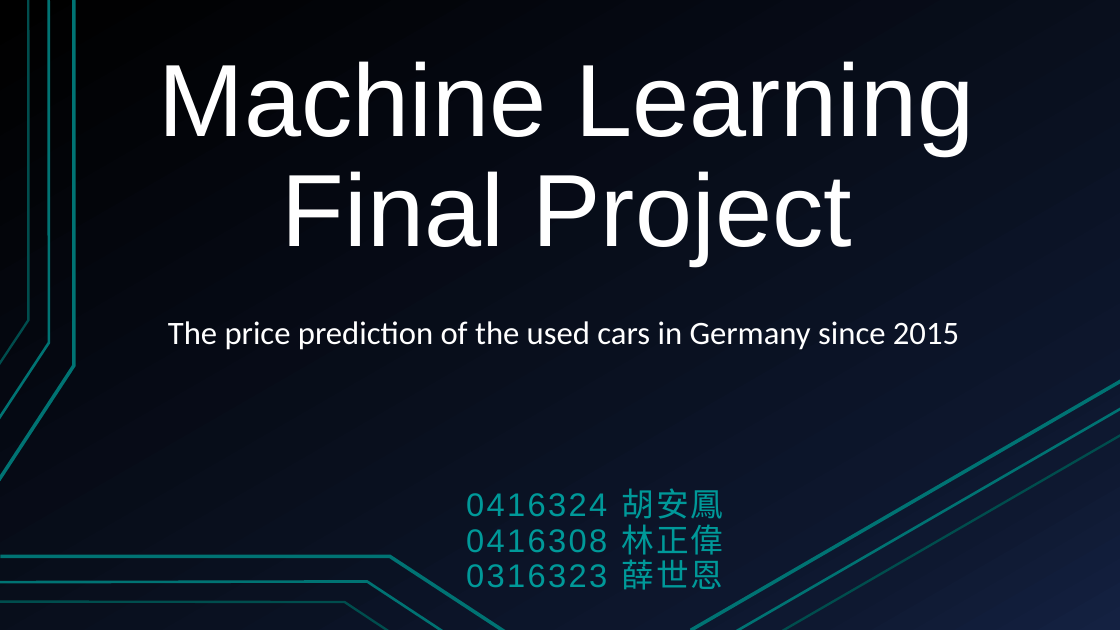
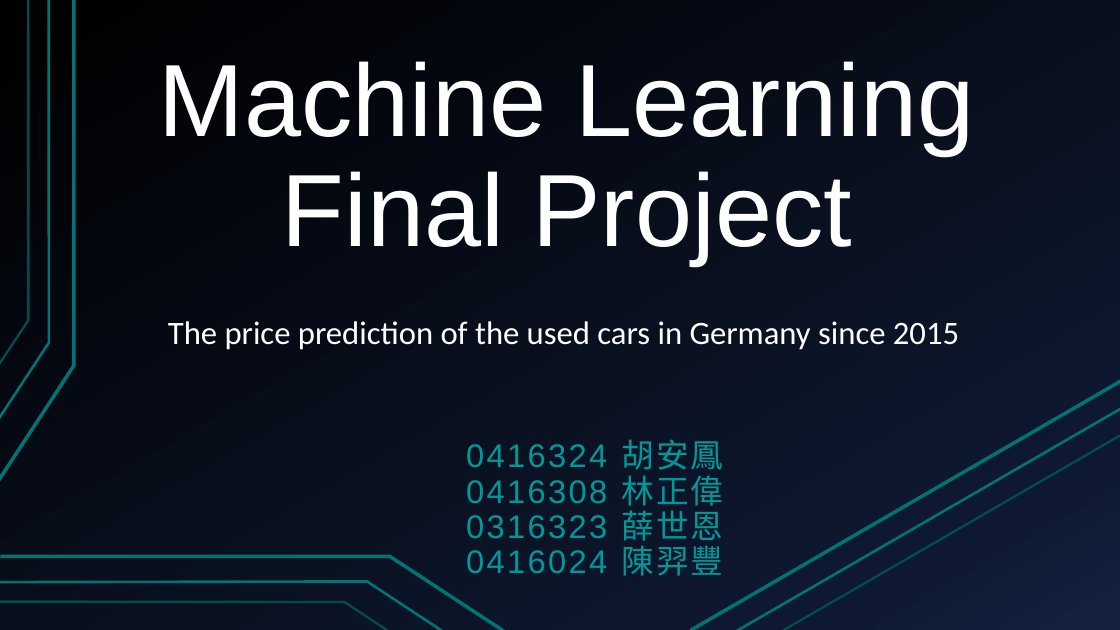
Before and after one commit to Alfons0329/Machine_Learning_Fall_2017, a slide deck: slide 1 of Final_proj/Presentation.pptx. Drawn at 1120x630 pixels with LibreOffice and Linux fonts; fonts in the diff are those of the drawing. Boxes give left, top, right and bottom in pixels: in the first picture for what was removed or moved away, otherwise in the second. Text is boxed around its words. In the diff, an @@ line names an element or a change of style, - is before the commit and + after.

```diff
--- a/Final_proj/Presentation.pptx
+++ b/Final_proj/Presentation.pptx
@@ subtitle "0416324 胡安鳳": place and size @@
-subtitle "0416324 胡安鳳" at [466,488,724,590]
+subtitle "0416324 胡安鳳" at [466,439,724,576]
@@ subtitle at [466,540,724,576]: paragraph added @@
+0416024 陳羿豐
```
Also in this commit, not shown: 9 other slides changed, 16 slides added, 3 slides removed, 5 other files.
